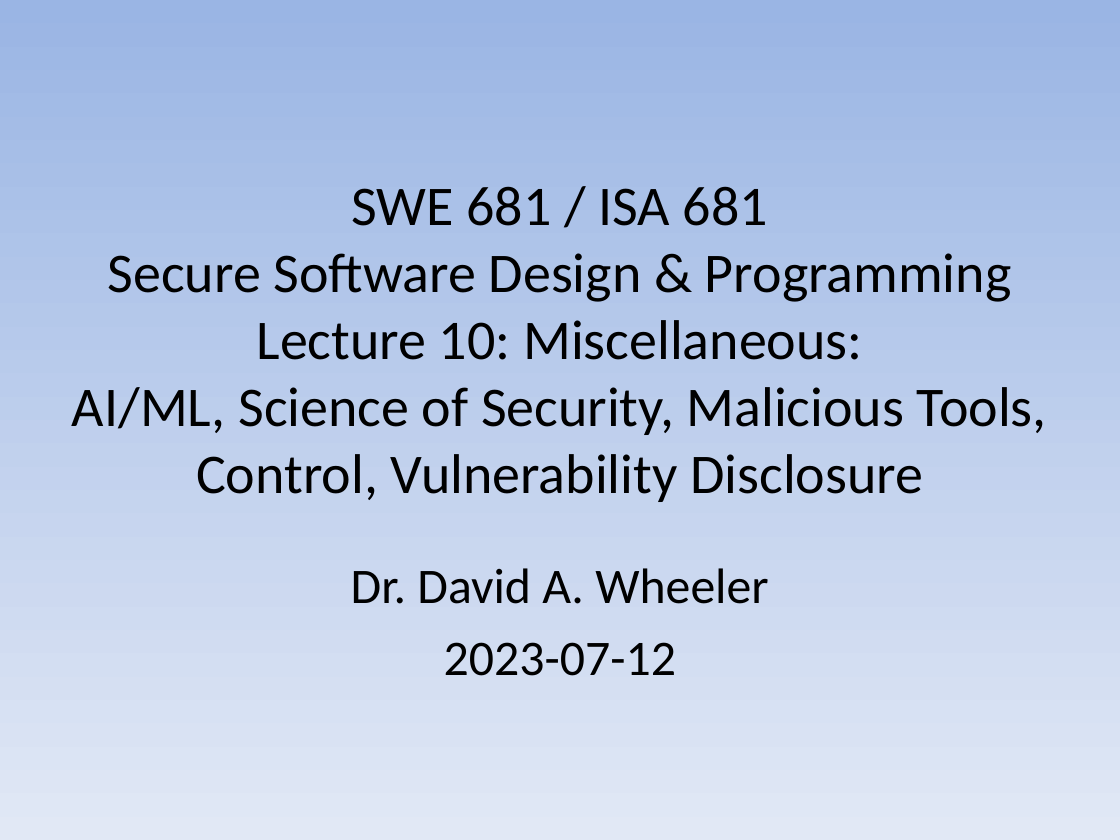
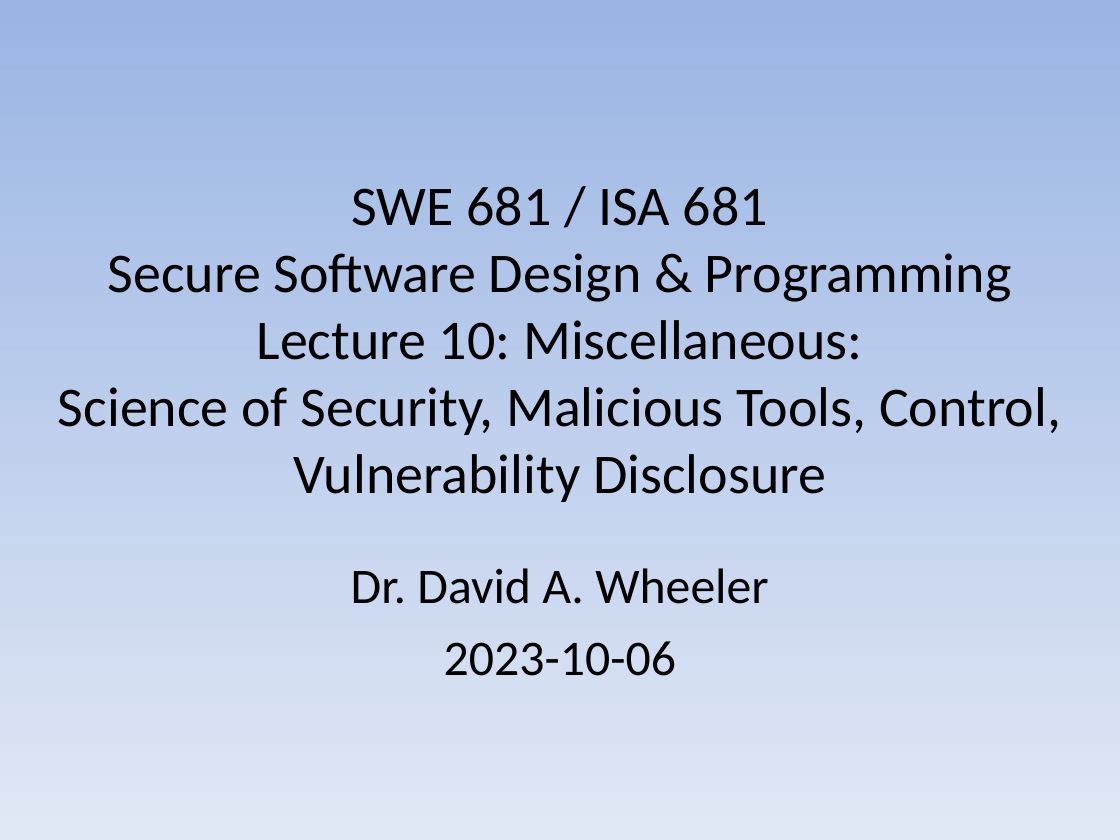
Before and after one commit to david-a-wheeler/david-a-wheeler.github.io, a slide deck: slide 1 of secure-class/presentations/Secure-Software-10-Misc.ppt. Drawn at 1120x840 pixels with LibreOffice and Linux fonts; fonts in the diff are those of the drawing. Boxes give left, top, right and bottom in pixels: in the first picture for what was removed or moved away, otherwise in the second. Text is boxed around its words. In the diff, an @@ line names an element or a change of style, - is before the commit and + after.

```diff
--- a/secure-class/presentations/Secure-Software-10-Misc.ppt
+++ b/secure-class/presentations/Secure-Software-10-Misc.ppt
@@ title at box(58, 186, 1061, 502): text changed @@
-SWE 681 / ISA 681
-Secure Software Design & Programming
-Lecture 10: Miscellaneous:
-AI/ML, Science of Security, Malicious Tools, Control, Vulnerability Disclosure
+SWE 681 / ISA 681
+Secure Software Design & Programming
+Lecture 10: Miscellaneous:
+Science of Security, Malicious Tools, Control, Vulnerability Disclosure
@@ subtitle at box(444, 641, 676, 676): text changed @@
-2023-07-12
+2023-10-06
```
Also in this commit, not shown: 3 other slides changed, 24 slides removed, 2 other files.
